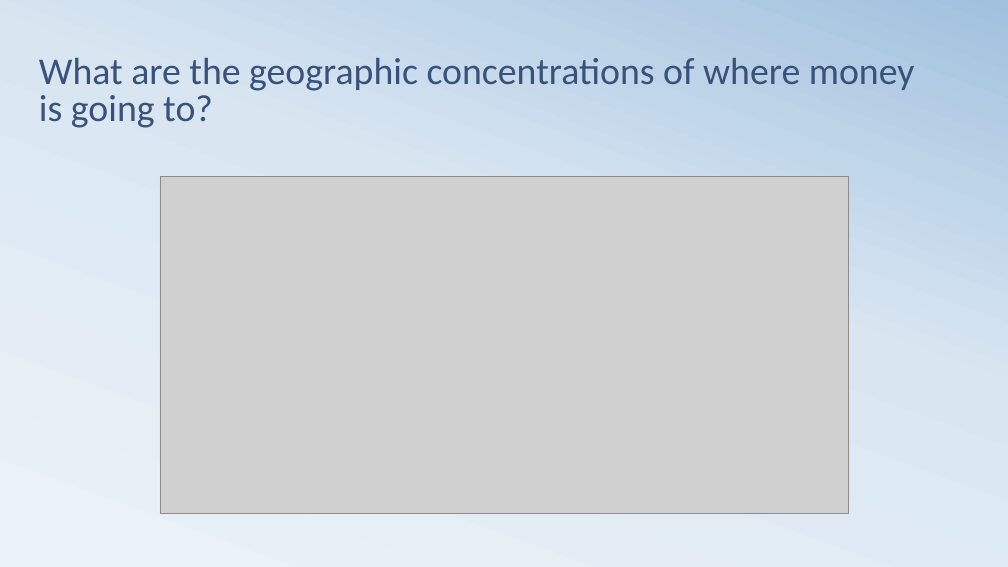
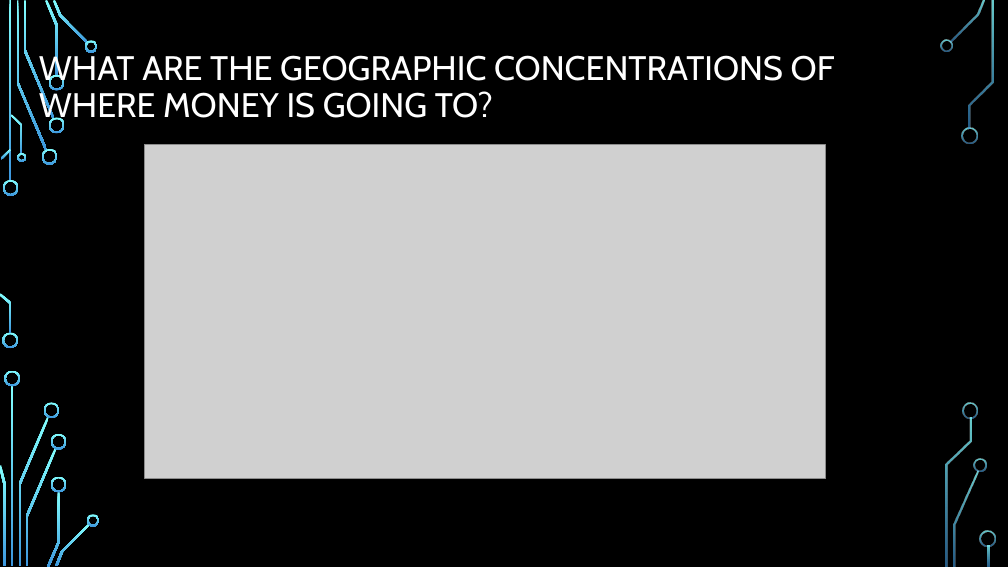
Before and after one commit to kjwunderlich/project-one---sphinx, a slide deck: slide 6 of Team_Sphinx_Presentation_20181011.pptx. Drawn at 1008x567 pixels with LibreOffice and Linux fonts; fonts in the diff are those of the drawing; grey boxes stand for pictures; background and template pictures are left out. Boxes give left, top, right and bottom in pixels: in the first picture for what was removed or moved away, otherwise in the second. Text is boxed around its words. In the diff, an @@ line names an element or a change of style, - is before the commit and + after.

```diff
--- a/Team_Sphinx_Presentation_20181011.pptx
+++ b/Team_Sphinx_Presentation_20181011.pptx
@@ background gradient #ECF3F8 to #D9E6F2 to #A1C1DE to picture (left out) @@
@@ title "WHAT ARE THE GEOGRAPHIC CONCENTRATIONS ..." at box(39, 52, 835, 125): vertical alignment bottom to middle @@
@@ title at box(39, 52, 835, 125): text changed; size 36 to 32.4 pt; font Calibri to Cabin; text colour #39527B to #FFFFFF @@
-What are the geographic concentrations of where money is going to?
+WHAT ARE THE GEOGRAPHIC CONCENTRATIONS OF WHERE MONEY IS GOING TO?
@@ picture: place and size @@
-picture at box(160, 176, 848, 513)
+picture at box(144, 145, 826, 479)
@@ group added at box(0, 0, 995, 567): 33 freeform shapes, 3 rectangles @@
```
Also in this commit, not shown: 10 other slides changed, 3 slides added, 3 slides removed.
